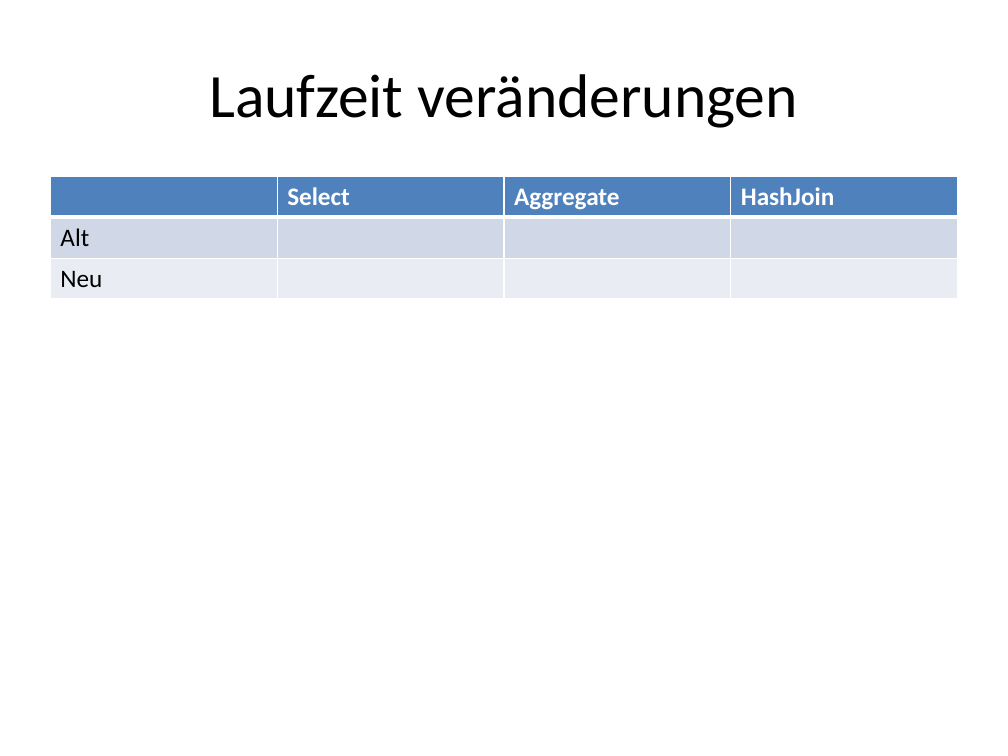
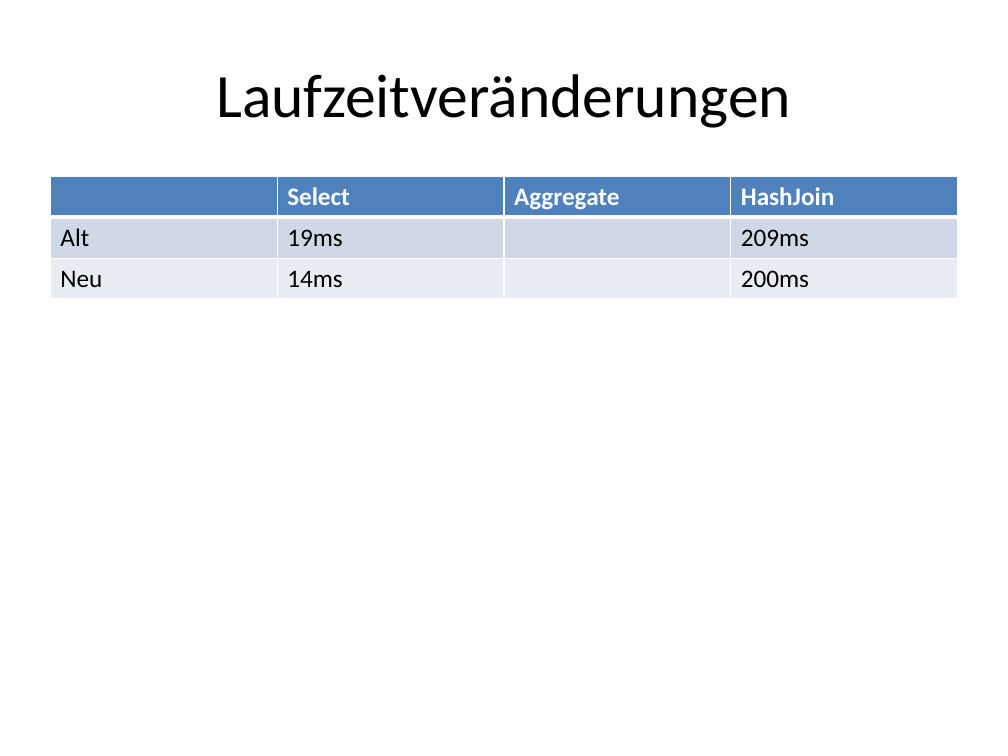
Before and after one commit to chsc0817/DBImpl-projekt, a slide deck: slide 2 of DB-Impl Phase 3.pptx. Drawn at 1008x756 pixels with LibreOffice and Linux fonts; fonts in the diff are those of the drawing. Boxes give left, top, right and bottom in pixels: in the first picture for what was removed or moved away, otherwise in the second. Text is boxed around its words. In the diff, an @@ line names an element or a change of style, - is before the commit and + after.

```diff
--- a/DB-Impl Phase 3.pptx
+++ b/DB-Impl Phase 3.pptx
@@ title at [216,74,791,128]: spaces changed @@
-Laufzeit veränderungen
+Laufzeitveränderungen
@@ table at [50,176,958,299] @@
-row 2, column 2: 
+row 2, column 2: 19ms
-row 2, column 4: 
+row 2, column 4: 209ms
-row 3, column 2: 
+row 3, column 2: 14ms
-row 3, column 4: 
+row 3, column 4: 200ms
```
Also in this commit, not shown: 2 other files.
